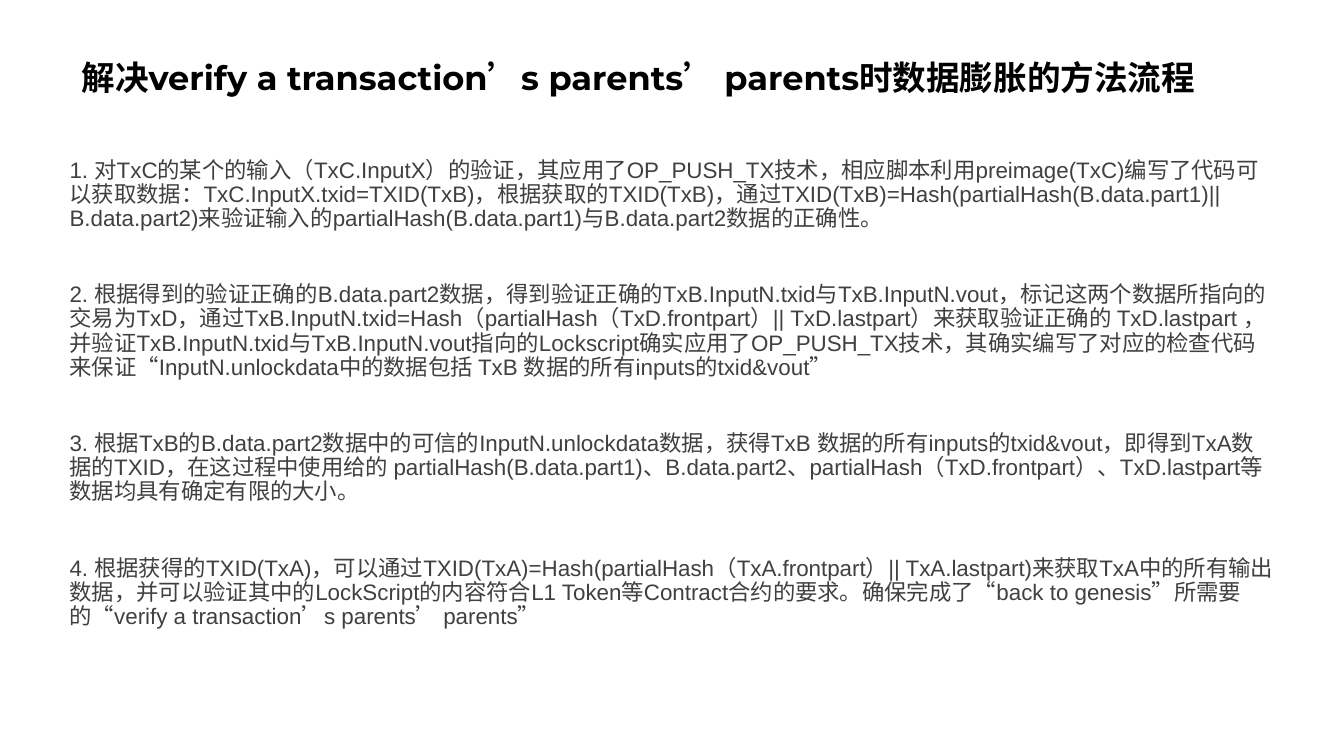
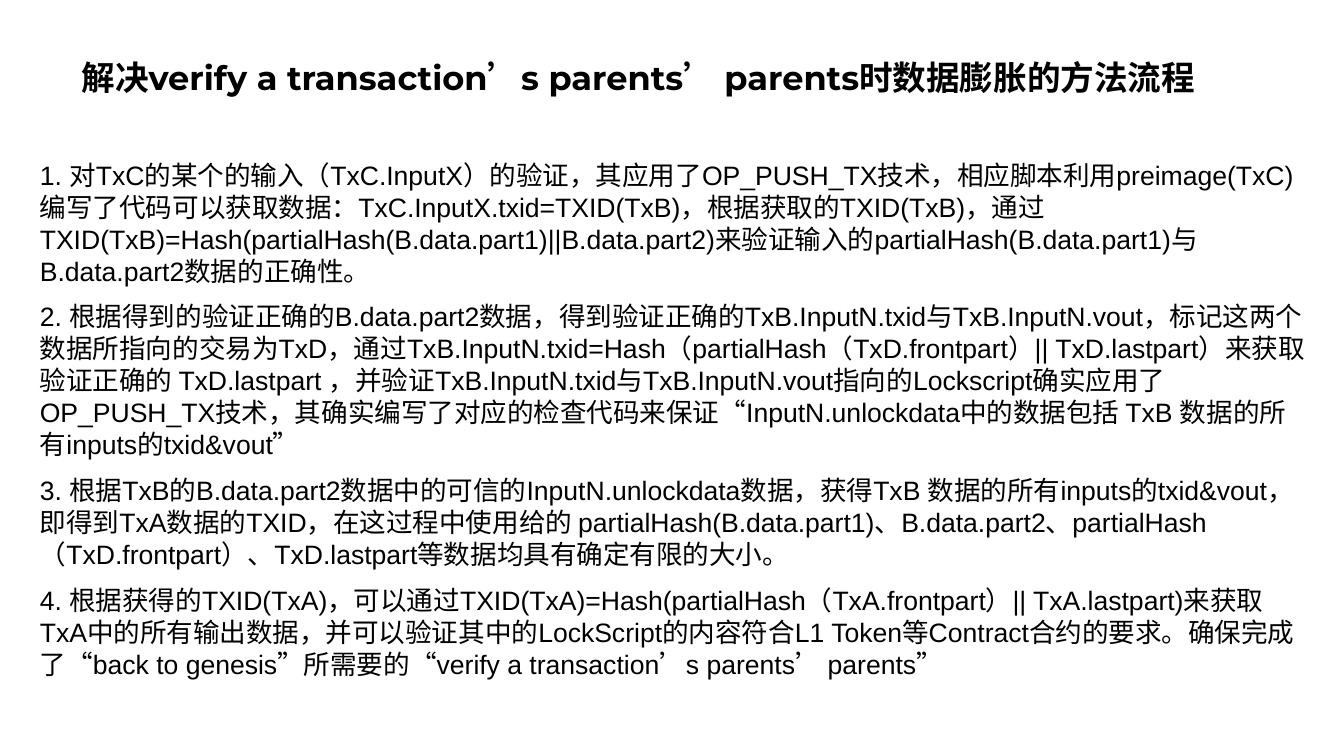
Before and after one commit to TuringBitChain/Document, a slide deck: slide 7 of Solve_BSV-L1-Contract_BackToGenesis_Problem_WithoutHardFork.pptx. Drawn at 1344x756 pixels with LibreOffice and Linux fonts; fonts in the diff are those of the drawing. Boxes give left, top, right and bottom in pixels: in the first picture for what was removed or moved away, otherwise in the second. Text is boxed around its words. In the diff, an @@ line names an element or a change of style, - is before the commit and + after.

```diff
--- a/Solve_BSV-L1-Contract_BackToGenesis_Problem_WithoutHardFork.pptx
+++ b/Solve_BSV-L1-Contract_BackToGenesis_Problem_WithoutHardFork.pptx
@@ text "1. 对TxC的某个的输入（TxC.InputX）的验证，其应用了OP_PUSH_TX技术，相应脚本利用preimage ...": place and size @@
-text "1. 对TxC的某个的输入（TxC.InputX）的验证，其应用了OP_PUSH_TX技术，相应脚本利用preimage ..." at [70,159,1273,629]
+text "1. 对TxC的某个的输入（TxC.InputX）的验证，其应用了OP_PUSH_TX技术，相应脚本利用preimage ..." at [40,162,1304,679]
@@ text "1. 对TxC的某个的输入（TxC.InputX）的验证，其应用了OP_PUSH_TX技术，相应脚本利用preimage ..." at [40,162,1304,679]: size 16 to 19 pt, text colour #404040 to #000000; line spacing 0.9 to 1 @@
```
Also in this commit, not shown: 5 other slides changed, 2 slides added.
